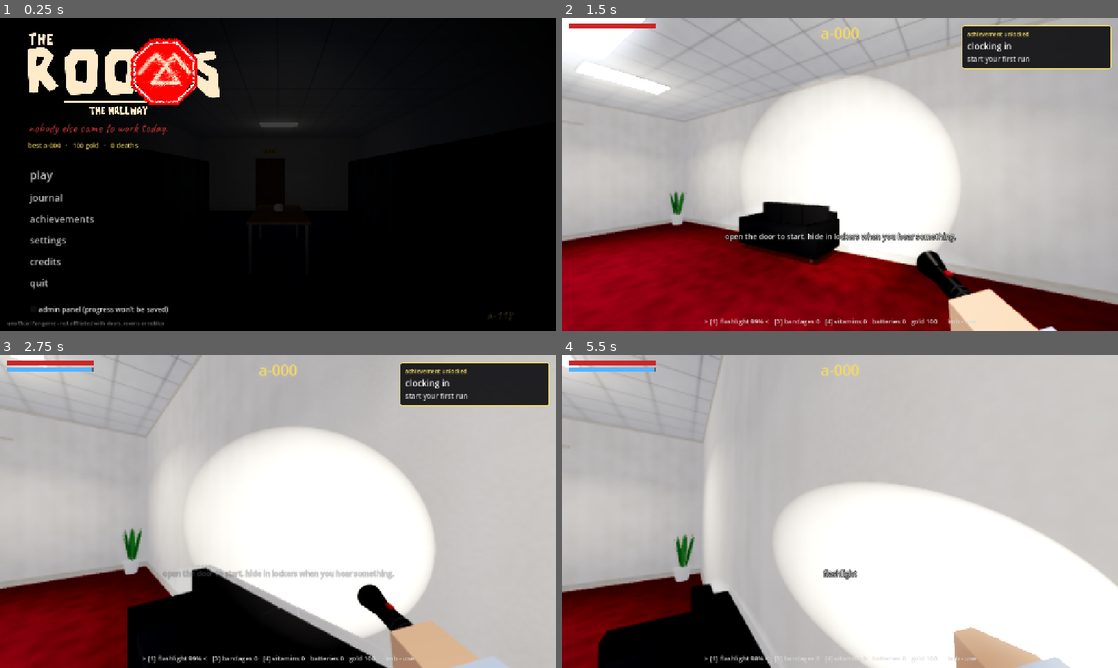
Above: before the commit, frames 1-4 (two rows, left to right).
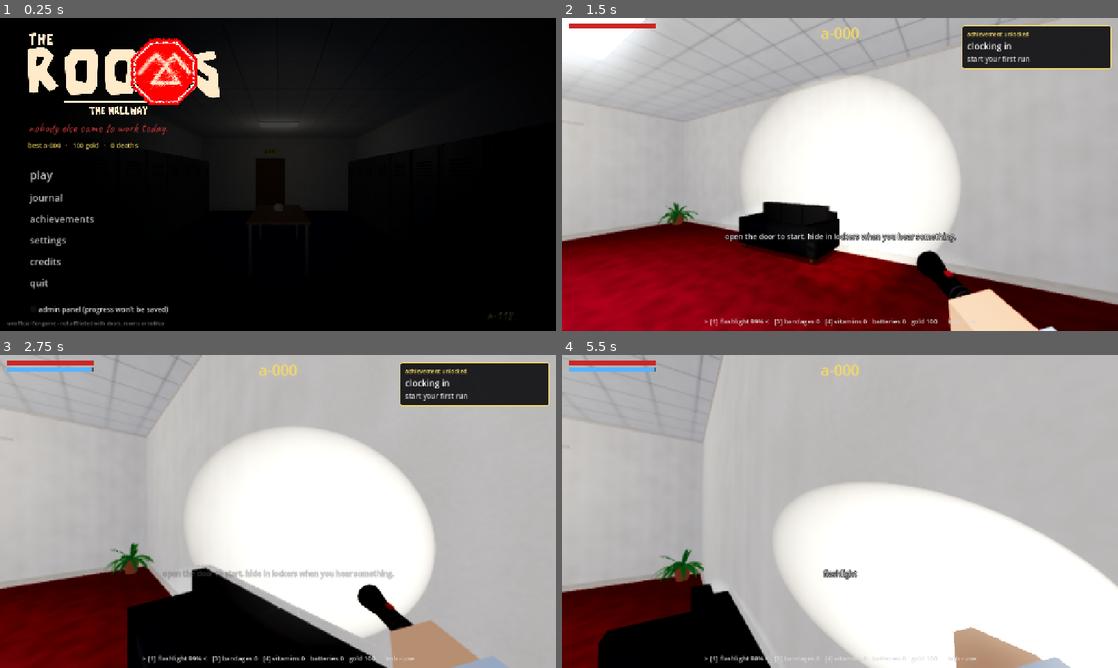
Above: after the commit, the same moments.

Repository: jhu7600codes/dir-projects
Game: Godot game, scene res://scenes/main_menu.tscn
Two runs of this game, one before a commit and one after it. Both use one fixed random seed, a clock stepped at 60 frames per second and the inputs below.
Inputs (mouse positions are in pixels of both pictures, inside the frame that each line leads up to):
- Up to frame 1 (0.25 s): no input
- Up to frame 2 (1.5 s): click "play" at 0.5 s; tap Enter at 1.25 s; move the mouse to (867, 174) at 1.27 s; hold W (move_forward) from 1.28 s (still down); hold E (interact) from 1.28 s (still down); click (867, 174) at 1.42 s
- Up to frame 3 (2.75 s): keep holding W (move_forward); tap Space (jump) at 1.52, 2.27 s; tap Shift (sprint) at 1.55, 2.1 s; move the mouse to (250, 511) at 2.02 s; release E (interact) at 2.03 s; tap E (interact) at 2.3 s
- Up to frame 4 (5.5 s): keep holding W (move_forward); move the mouse to (851, 505) at 2.77 s; hold C (crouch) 2.78-3.53 s; tap Shift (sprint) at 3.05, 4.55 s; move the mouse to (834, 517) at 3.52 s; tap E (interact) at 3.6, 5.3 s; click (834, 517) at 3.67 s; tap Space (jump) at 3.77, 4.52, 5.27 s; move the mouse to (878, 514) at 4.27 s; hold Mouse wheel down (item_next) 4.28-5.03 s; move the mouse to (795, 508) at 5.02 s; tap Mouse wheel up (item_prev) at 5.1 s

The runs differ from the first frame. In frame 2, 6.7% of the frame differs, in the area x 2-79%, y 15-100%; in frame 3, 6.5%; in frame 4, 4.0%.

Commit message:
Performance: merge room meshes, fewer lights, prewarm, low quality on phones
- every room merges its static meshes into one per material after
  building (about 250 meshes down to about 100 for the loaded rooms)
- low/medium quality use one light per ceiling fixture instead of two,
  fixtures are spaced wider, far lights fade out
- textures, materials, plant meshes, item models, glow sprites and sounds
  are built at load instead of on first use; worst door open went from
  ~95 ms to ~15 ms
- low-poly chair wheels and cylinders, lockers share one door mesh
- phones start on low quality, title background renders at half size there

Co-Authored-By: Claude Opus 5.5 <noreply@anthropic.com>
Claude-Session: https://claude.ai/code/session_0199qGiBZCTPzV4D1wckxNrd

Diff:
--- a/rooms/scripts/autoload/settings.gd
+++ b/rooms/scripts/autoload/settings.gd
@@ -30,6 +30,9 @@
 
 func load_settings() -> void:
 	if not FileAccess.file_exists(PATH):
+		# first launch: phones start on low quality
+		if OS.has_feature("mobile"):
+			data.quality = 0
 		return
 	var parsed = JSON.parse_string(FileAccess.get_file_as_string(PATH))
 	if parsed is Dictionary:
--- a/rooms/scripts/game_world.gd
+++ b/rooms/scripts/game_world.gd
@@ -14,9 +14,7 @@
 
 func _ready() -> void:
 	_make_environment()
-	# build the entity glow sprites now, so the first a-60 doesn't stutter
-	for k in ["a60_face_1", "a60_face_2", "a60_face_3", "a60b_face", "a120_face", "a200_face"]:
-		Assets.glow_texture(k)
+	Prewarm.run()  # no first-time stutters when opening doors
 
 	generator = RoomGenerator.new()
 	generator.name = "Rooms"
--- a/rooms/scripts/ui/main_menu.gd
+++ b/rooms/scripts/ui/main_menu.gd
@@ -47,6 +47,7 @@
 func _ready() -> void:
 	set_anchors_and_offsets_preset(Control.PRESET_FULL_RECT)
 	Input.mouse_mode = Input.MOUSE_MODE_VISIBLE
+	Prewarm.run()
 	_make_backdrop()
 	var vig := ColorRect.new()
 	vig.set_anchors_and_offsets_preset(Control.PRESET_FULL_RECT)
@@ -97,11 +98,13 @@
 	var box := SubViewportContainer.new()
 	box.set_anchors_and_offsets_preset(Control.PRESET_FULL_RECT)
 	box.stretch = true
+	# low quality (phones): render the background at half resolution
+	box.stretch_shrink = 2 if int(Settings.data.quality) == 0 else 1
 	box.mouse_filter = Control.MOUSE_FILTER_IGNORE
 	add_child(box)
 	var vp := SubViewport.new()
 	vp.own_world_3d = true
-	vp.msaa_3d = Viewport.MSAA_2X
+	vp.msaa_3d = Viewport.MSAA_DISABLED if int(Settings.data.quality) == 0 else Viewport.MSAA_2X
 	box.add_child(vp)
 	_env = Environment.new()
 	_env.background_mode = Environment.BG_COLOR
--- a/rooms/scripts/world/item_models.gd
+++ b/rooms/scripts/world/item_models.gd
@@ -82,7 +82,7 @@
 	cm.top_radius = top
 	cm.bottom_radius = bottom
 	cm.height = h
-	cm.radial_segments = 20
+	cm.radial_segments = 12
 	cm.rings = 1
 	mi.mesh = cm
 	mi.material_override = mat
--- a/rooms/scripts/world/locker.gd
+++ b/rooms/scripts/world/locker.gd
@@ -35,15 +35,40 @@
 
 
 func _placeholder() -> void:
-	var mat := Mats.get_mat("locker")
-	_mesh(Vector3(0.9, 2.1, 0.62), Vector3(0, 1.05, -0.04), mat, self)
+	_mesh(Vector3(0.9, 2.1, 0.62), Vector3(0, 1.05, -0.04), Mats.get_mat("locker"), self)
 	_door = Node3D.new()
 	_door.position = Vector3(-0.43, 0, 0.3)
 	add_child(_door)
-	_mesh(Vector3(0.86, 2.0, 0.04), Vector3(0.43, 1.05, 0.0), mat, _door)
-	# vent slits
+	var mi := MeshInstance3D.new()
+	mi.mesh = _door_mesh()
+	_door.add_child(mi)
+
+
+## the door + its vent slits as one shared mesh (2 surfaces), built once for all lockers
+static var _shared_door: ArrayMesh = null
+
+
+static func _door_mesh() -> ArrayMesh:
+	if _shared_door:
+		return _shared_door
+	var mesh := ArrayMesh.new()
+	var st := SurfaceTool.new()
+	st.begin(Mesh.PRIMITIVE_TRIANGLES)
+	var door := BoxMesh.new()
+	door.size = Vector3(0.86, 2.0, 0.04)
+	st.append_from(door, 0, Transform3D(Basis(), Vector3(0.43, 1.05, 0.0)))
+	st.commit(mesh)
+	mesh.surface_set_material(0, Mats.get_mat("locker"))
+	st = SurfaceTool.new()
+	st.begin(Mesh.PRIMITIVE_TRIANGLES)
+	var slit := BoxMesh.new()
+	slit.size = Vector3(0.5, 0.025, 0.02)
 	for i in 5:
-		_mesh(Vector3(0.5, 0.025, 0.02), Vector3(0.43, 1.55 + i * 0.06, 0.025), Mats.get_mat("dark"), _door)
+		st.append_from(slit, 0, Transform3D(Basis(), Vector3(0.43, 1.55 + i * 0.06, 0.025)))
+	st.commit(mesh)
+	mesh.surface_set_material(1, Mats.get_mat("dark"))
+	_shared_door = mesh
+	return mesh
 
 
 func _mesh(size: Vector3, pos: Vector3, mat: Material, parent: Node3D) -> void:
--- /dev/null
+++ b/rooms/scripts/world/prewarm.gd
@@ -0,0 +1,27 @@
+class_name Prewarm
+## builds everything that's generated on first use (procedural textures, materials, plant
+## meshes, item models, entity glow sprites, placeholder sounds) up front, so opening a
+## door never stutters because something new appeared. cached, so it's instant the 2nd time.
+
+static var _done := false
+
+
+static func run() -> void:
+	if _done:
+		return
+	_done = true
+	for key in Mats.DEFS:
+		Mats.get_mat(key)
+	for kind in ["fern", "snake", "bush"]:
+		for v in 3:
+			PropModels.plant(kind, v).free()
+	PropModels.office_chair(Props.SEAT_H).free()
+	PropModels.couch().free()
+	PropModels.fridge().free()
+	for item in ["flashlight", "shakelight", "battery", "bandage", "vitamins", "gold"]:
+		ItemModels.build(item).free()
+	for k in ["a60_face_1", "a60_face_2", "a60_face_3", "a60b_face", "a120_face", "a200_face"]:
+		Assets.glow_texture(k)
+	for section in ["sounds", "music"]:
+		for key in Assets.manifest.get(section, {}):
+			Assets.sound(key)
--- a/rooms/scripts/world/prop_models.gd
+++ b/rooms/scripts/world/prop_models.gd
@@ -30,6 +30,8 @@
 		var sm := SphereMesh.new()
 		sm.radius = 0.2
 		sm.height = 0.36
+		sm.radial_segments = 12
+		sm.rings = 6
 		core.mesh = sm
 		core.material_override = _mat("leaf_dark", Color(0.08, 0.22, 0.09), 1.0)
 		core.position.y = 0.52
@@ -142,6 +144,8 @@
 		var sm := SphereMesh.new()
 		sm.radius = 0.035
 		sm.height = 0.07
+		sm.radial_segments = 6
+		sm.rings = 3
 		wheel.mesh = sm
 		wheel.material_override = black
 		wheel.position = Vector3(0, 0.035, 0.29)
@@ -254,7 +258,7 @@
 	cm.top_radius = top
 	cm.bottom_radius = bottom
 	cm.height = h
-	cm.radial_segments = 24
+	cm.radial_segments = 12
 	cm.rings = 1
 	mi.mesh = cm
 	mi.material_override = mat
--- a/rooms/scripts/world/room_base.gd
+++ b/rooms/scripts/world/room_base.gd
@@ -44,6 +44,49 @@
 	add_child(_body)
 	build()
 	_add_back_seal()
+	_merge_static()
+
+
+## performance: after building, every static mesh in the room (walls, floor, ceiling,
+## furniture, plants) is merged into one mesh per material, so a room costs a handful
+## of draw calls instead of a hundred. moving / interactive things are left alone.
+func _merge_static() -> void:
+	var groups := {}  # material -> SurfaceTool
+	var to_free: Array[Node] = []
+	_collect_static(self, Transform3D.IDENTITY, groups, to_free)
+	for n in to_free:
+		n.get_parent().remove_child(n)
+		n.free()
+	for mat in groups:
+		var mi := MeshInstance3D.new()
+		mi.mesh = (groups[mat] as SurfaceTool).commit()
+		mi.material_override = mat
+		add_child(mi)
+
+
+func _collect_static(node: Node, xf: Transform3D, groups: Dictionary, to_free: Array[Node]) -> void:
+	for c in node.get_children():
+		# these move, get picked up or are interactive: keep them as they are
+		if c is Door or c is Locker or c is Drawer or c is Pickup or c is ExitDoor or c is ShopStand or c is Label3D or c is Light3D or c is StaticBody3D or c is Area3D:
+			continue
+		if not c is Node3D:
+			continue
+		var cxf: Transform3D = xf * (c as Node3D).transform
+		if c is MeshInstance3D:
+			var mi := c as MeshInstance3D
+			if mi.get_child_count() == 0 and mi.mesh != null:
+				if mi.visible and mi.material_override != null:
+					var mat := mi.material_override
+					if not groups.has(mat):
+						var st := SurfaceTool.new()
+						st.begin(Mesh.PRIMITIVE_TRIANGLES)
+						groups[mat] = st
+					(groups[mat] as SurfaceTool).append_from(mi.mesh, 0, cxf)
+					to_free.append(mi)
+				elif not mi.visible:
+					to_free.append(mi)  # invisible collision helpers don't need a mesh
+				continue
+		_collect_static(c, cxf, groups, to_free)
 
 
 ## override: build geometry, call set_exit(), fill path_local
@@ -182,8 +225,8 @@
 		"right":
 			set_exit(Vector3(x0, 0, exit_offset), -PI / 2)
 	# a light grid
-	var lx := maxi(1, int(w / 4.0))
-	var lz := maxi(1, int(length / 4.5))
+	var lx := maxi(1, int(w / 5.0))
+	var lz := maxi(1, int(length / 5.5))
 	for i in lx:
 		for j in lz:
 			ceiling_light(Vector3(x0 + w * (i + 0.5) / lx, height, length * (j + 0.5) / lz))
@@ -214,9 +257,23 @@
 	box(Vector3(1.26, 0.03, 0.66), pos - Vector3(0, 0.01, 0), Mats.get_mat("frame"), false)
 	if broken:
 		return
-	# a soft downward spot for the floor + a weak fill so walls and ceiling aren't black.
-	# the light sits under the panel, not inside the room, so the ceiling doesn't blow out
 	var energy := lerpf(1.0, 0.45, darkness)
+	if int(Settings.data.quality) < 2:
+		# low / medium: one cheap light per fixture, a bit under the panel so the
+		# ceiling doesn't blow out
+		var o := OmniLight3D.new()
+		o.position = pos - Vector3(0, 0.75, 0)
+		o.omni_range = 6.5
+		o.omni_attenuation = 1.3
+		o.light_energy = energy * 1.1
+		o.light_specular = 0.2
+		o.light_color = Color(1.0, 0.97, 0.9)
+		_fade_far(o)
+		add_child(o)
+		if rng.randf() < 0.06 + darkness * 0.25:
+			_flicker.append(o)
+		return
+	# high: a soft downward spot for the floor + a weak fill for the walls
 	var s := SpotLight3D.new()
 	s.position = pos - Vector3(0, 0.06, 0)
 	s.rotation.x = -PI / 2
@@ -234,11 +291,20 @@
 	f.light_energy = energy * 0.35
 	f.light_specular = 0.0
 	f.light_color = Color(1.0, 0.97, 0.9)
+	_fade_far(s)
+	_fade_far(f)
 	add_child(f)
 	if rng.randf() < 0.06 + darkness * 0.25:
 		_flicker.append(s)
 		_flicker.append(f)
 
+
+
+## lights far away from the camera switch off, they're hidden by fog anyway
+func _fade_far(l: Light3D) -> void:
+	l.distance_fade_enabled = true
+	l.distance_fade_begin = 24.0
+	l.distance_fade_length = 6.0
 
 
 func add_locker(pos: Vector3, yaw: float) -> Locker:
Not shown, changed: rooms/export_presets.cfg
Not shown, added: rooms/scripts/world/prewarm.gd.uid
Not shown, added: rooms/tests/_perf.gd.uid
